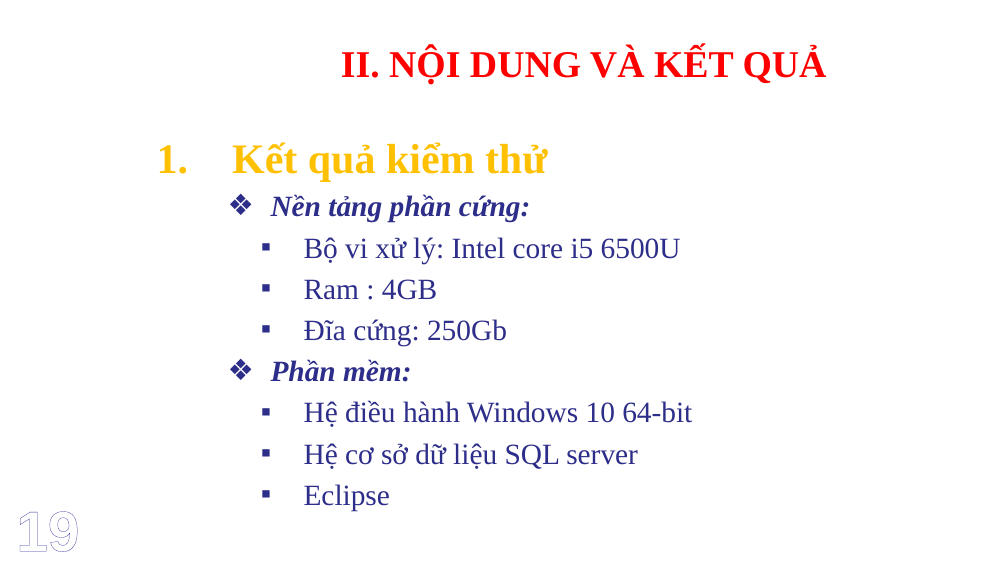
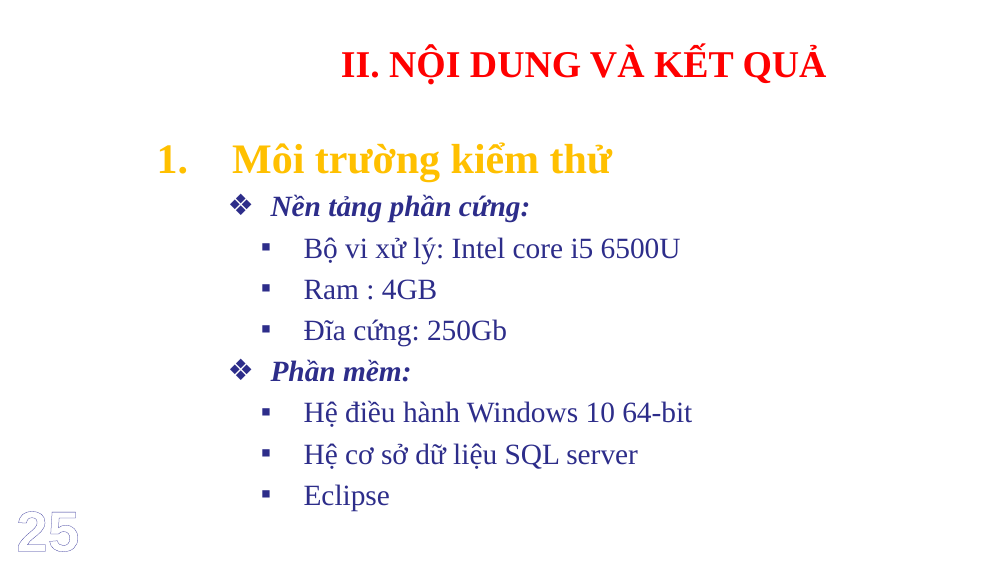
Before and after one commit to cuongtq185/LuanVanTotNghiep, a slide deck: slide 26 of Trần Quốc Cường - slide báo cáo luận văn.pptx (slide 20 before the commit). Drawn at 1008x567 pixels with LibreOffice and Linux fonts; fonts in the diff are those of the drawing; background and template pictures are left out. Boxes give left, top, right and bottom in pixels: in the first picture for what was removed or moved away, otherwise in the second. Text is boxed around its words. In the diff, an @@ line names an element or a change of style, - is before the commit and + after.

```diff
--- a/Trần Quốc Cường - slide báo cáo luận văn.pptx
+++ b/Trần Quốc Cường - slide báo cáo luận văn.pptx
@@ text at bbox=[232, 142, 612, 181]: text changed @@
-1. Kết quả kiểm thử
+1. Môi trường kiểm thử
@@ text at bbox=[16, 511, 79, 552]: text changed @@
-19
+25
```
Also in this commit, not shown: 26 other slides changed, 6 slides added, 2 slides removed, 3 other files.
